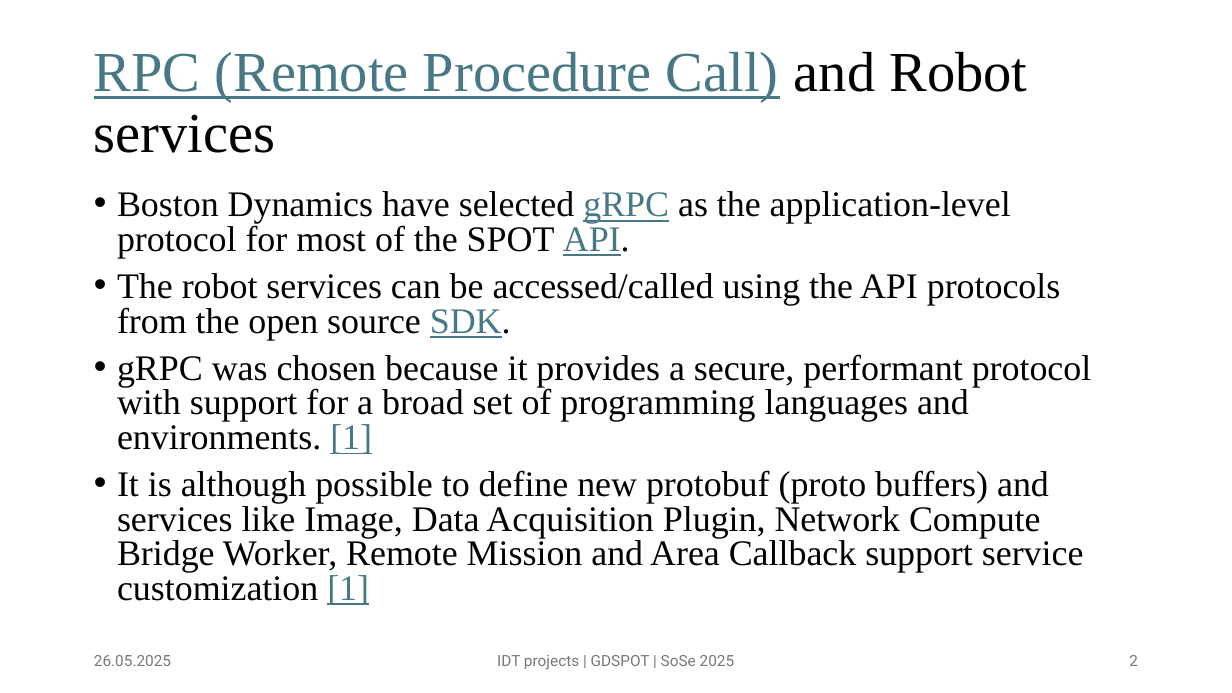
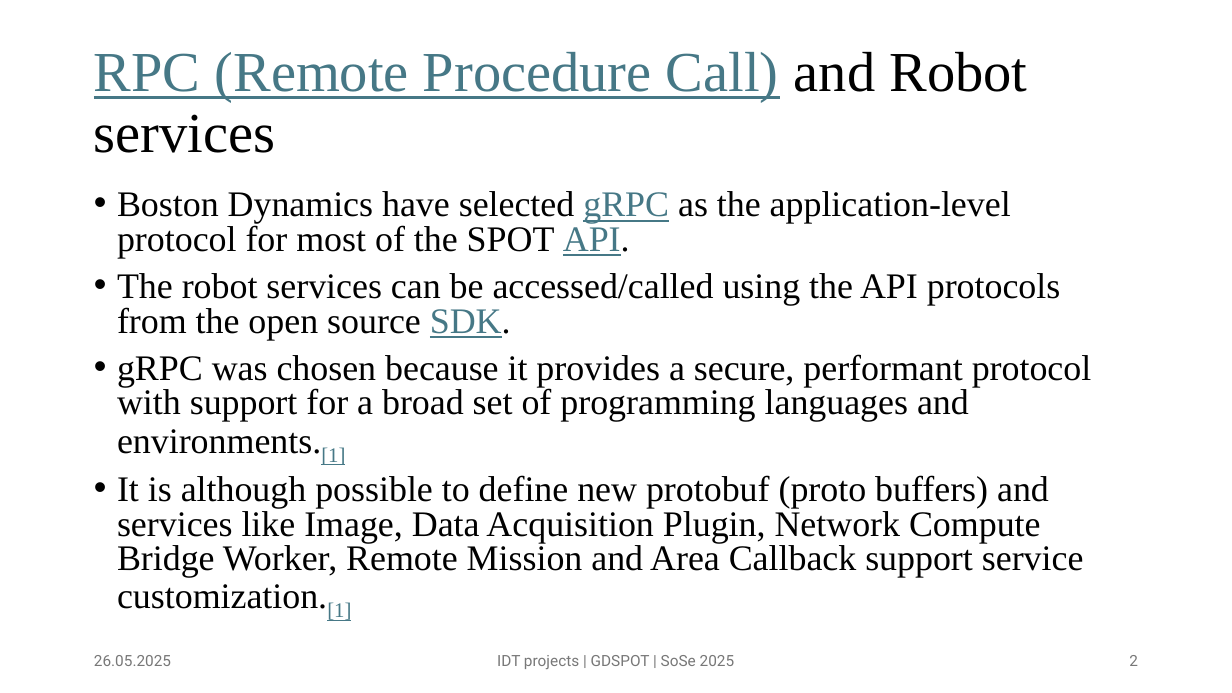
Before and after one commit to abhishekdilippatil/spot-sdk, a slide deck: slide 2 of presentations/SPOT presentation 01.pptx. Drawn at 1232x693 pixels with LibreOffice and Linux fonts; fonts in the diff are those of the drawing. Boxes give left, top, right and bottom in pixels: in the first picture for what was removed or moved away, otherwise in the second. Text is boxed around its words. In the diff, an @@ line names an element or a change of style, - is before the commit and + after.

```diff
--- a/presentations/SPOT presentation 01.pptx
+++ b/presentations/SPOT presentation 01.pptx
@@ text at (117,354,1092,621): text changed @@
-• gRPC was chosen because it provides a secure, performant protocol with support for a broad set of programming languages and environments. [1]
-• It is although possible to define new protobuf (proto buffers) and services like Image, Data Acquisition Plugin, Network Compute Bridge Worker, Remote Mission and Area Callback support service customization [1]
+• gRPC was chosen because it provides a secure, performant protocol with support for a broad set of programming languages and environments.[1]
+• It is although possible to define new protobuf (proto buffers) and services like Image, Data Acquisition Plugin, Network Compute Bridge Worker, Remote Mission and Area Callback support service customization.[1]
```
Also in this commit, not shown: 1 other slide changed, 1 slide added, 3 other files.
